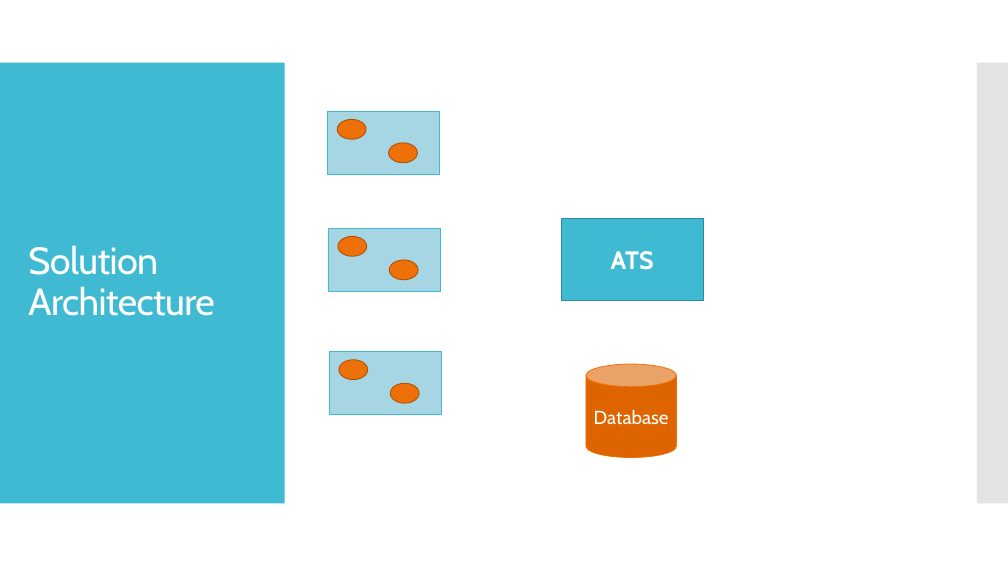
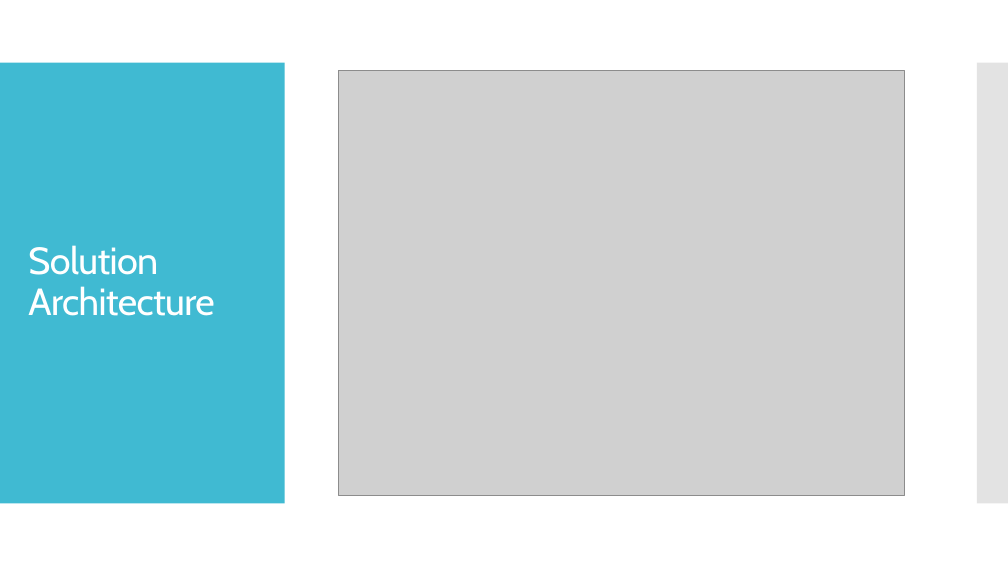
Before and after one commit to k4rriL/ATS, a slide deck: slide 4 of Presentation/Automatic Ticketing System (ATS).pptx. Drawn at 1008x567 pixels with LibreOffice and Linux fonts; fonts in the diff are those of the drawing; grey boxes stand for pictures. Boxes give left, top, right and bottom in pixels: in the first picture for what was removed or moved away, otherwise in the second. Text is boxed around its words. In the diff, an @@ line names an element or a change of style, - is before the commit and + after.

Commit message:
presentation update2

```diff
--- a/Presentation/Automatic Ticketing System (ATS).pptx
+++ b/Presentation/Automatic Ticketing System (ATS).pptx
@@ picture added at box(339, 71, 905, 496) @@
@@ rectangle removed at box(327, 111, 440, 174) @@
@@ ellipse removed at box(337, 119, 366, 139) @@
@@ ellipse removed at box(389, 143, 417, 163) @@
@@ rectangle removed at box(328, 228, 441, 291) @@
@@ ellipse removed at box(338, 237, 367, 256) @@
@@ rectangle removed at box(561, 219, 703, 300) @@
-ATS
@@ ellipse removed at box(389, 260, 418, 280) @@
@@ rectangle removed at box(329, 352, 442, 414) @@
@@ ellipse removed at box(339, 360, 368, 380) @@
@@ ellipse removed at box(390, 383, 419, 403) @@
@@ cylinder removed at box(586, 364, 677, 458) @@
-Database
```
Also in this commit, not shown: 3 other slides changed.
